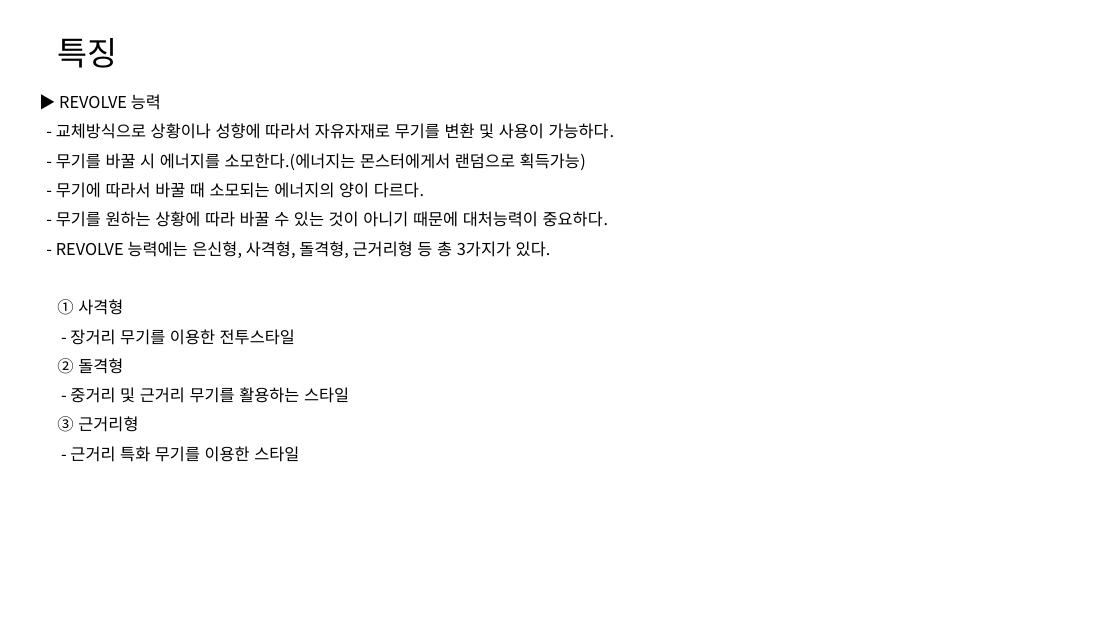
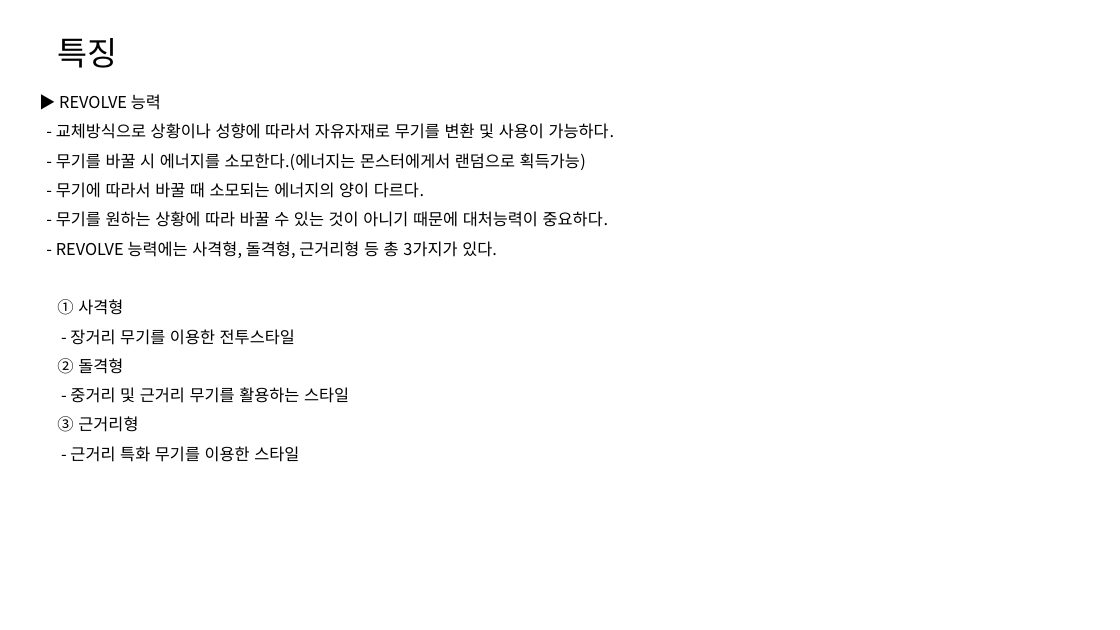
Before and after one commit to ORB-Union/ProJect, a slide deck: slide 3 of Revolution/기획서 및 목표/REVOLUTION 기획서.pptm. Drawn at 1120x630 pixels with LibreOffice and Linux fonts; fonts in the diff are those of the drawing; background and template pictures are left out. Boxes give left, top, right and bottom in pixels: in the first picture for what was removed or moved away, otherwise in the second. Text is boxed around its words. In the diff, an @@ line names an element or a change of style, - is before the commit and + after.

```diff
--- a/Revolution/기획서 및 목표/REVOLUTION 기획서.pptm
+++ b/Revolution/기획서 및 목표/REVOLUTION 기획서.pptm
@@ text at [56, 241, 497, 258]: text changed @@
-- REVOLVE 능력에는 은신형, 사격형, 돌격형, 근거리형 등 총 3가지가 있다.
+- REVOLVE 능력에는 사격형, 돌격형, 근거리형 등 총 3가지가 있다.
```
Also in this commit, not shown: 22 other files.
